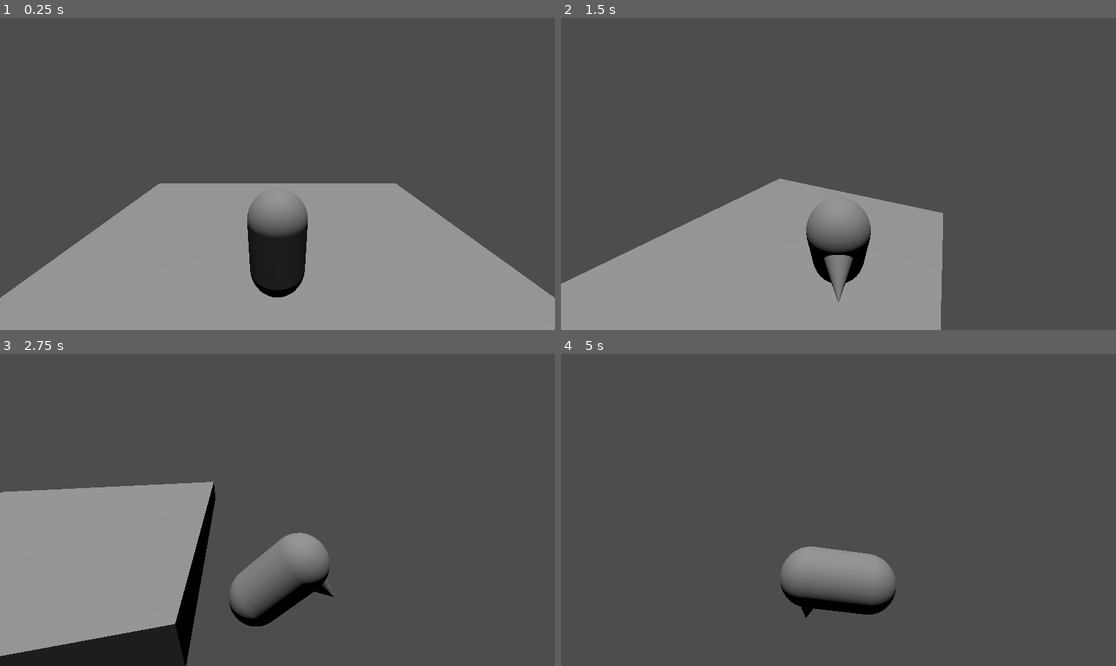
Above: before the commit, frames 1-4 (two rows, left to right).
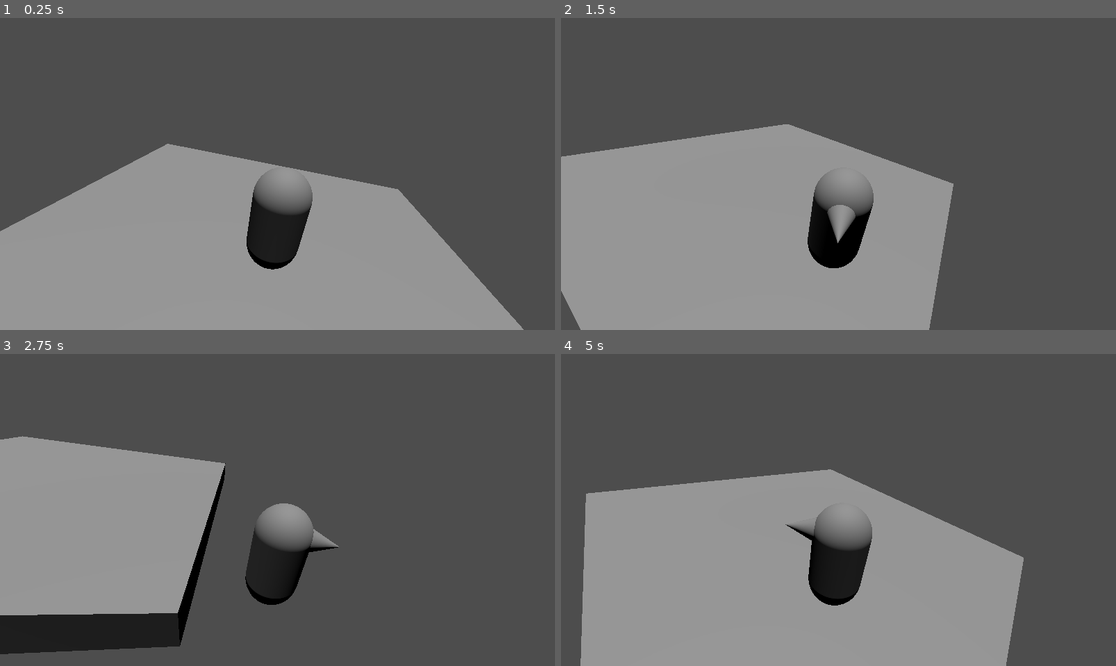
Above: after the commit, the same moments.

Repository: B1689542/Bannana-Barry-and-His-Quest-for-the-Third-Dimension
Game: Godot game, scene res://world.tscn
Two runs of this game, one before a commit and one after it. Both use one fixed random seed, a clock stepped at 60 frames per second and the inputs below.
Inputs (mouse positions are in pixels of both pictures, inside the frame that each line leads up to):
- Up to frame 1 (0.25 s): no input
- Up to frame 2 (1.5 s): tap Enter at 0.5 s; move the mouse to (960, 158) at 0.52 s; hold D (strafe_right) 0.53-1.28 s; tap Space (jump) at 0.77 s; move the mouse to (727, 189) at 1.27 s; hold S (move_back) from 1.28 s (still down)
- Up to frame 3 (2.75 s): tap Space (jump) at 1.52 s; move the mouse to (333, 441) at 2.02 s; release S (move_back) at 2.03 s; hold D (strafe_right) from 2.03 s (still down)
- Up to frame 4 (5 s): move the mouse to (810, 572) at 2.77 s; release D (strafe_right) at 2.78 s; hold W (move_forward) 2.78-3.53 s; tap Space (jump) at 3.02, 3.77, 4.52 s; move the mouse to (1005, 556) at 3.52 s; hold A (strafe_left) from 3.53 s (still down); move the mouse to (672, 463) at 4.27 s

The runs differ from the first frame. In frame 1, 13% of the frame differs, in the area x 0-100%, y 40-100%; in frame 2, 19%; in frame 3, 14%; in frame 4, 42%, in the area x 3-84%, y 36-100%.

Commit message:
did shit

Diff:
--- a/CharacterBody3D.gd
+++ b/CharacterBody3D.gd
@@ -1,6 +1,6 @@
 extends CharacterBody3D
 
-var gravity = ProjectSettings.get_setting("physics/3d/default_gravity")
+#var gravity = ProjectSettings.get_setting("physics/3d/default_gravity")
 var speed = 4.0  # movement speed
 var jump_speed = 6.0  # determines jump height
 var mouse_sensitivity = 0.002  # turning speed
@@ -13,8 +13,8 @@
 
 func _physics_process(delta):
 	get_input()
-	$MeshInstance3D.look_at(transform.origin + velocity, Vector3(0, 1, 0))
-	velocity.y += -gravity * delta
+	$MeshInstance3D.look_at(transform.origin + velocity + Vector3(0,1,0), Vector3(0, 1, 0))
+	#velocity.y += -gravity * delta
 	move_and_slide()
 
 func _unhandled_input(event):
@@ -22,5 +22,6 @@
 		rotate_y(-event.relative.x * mouse_sensitivity)
 		$MeshInstance3D.rotate_y(-(-event.relative.x * mouse_sensitivity))
 		$CollisionShape3D.rotate_y(-(-event.relative.x * mouse_sensitivity))
+
 	if event.is_action_pressed("jump") and is_on_floor():
 		velocity.y = jump_speed
--- a/player.tscn
+++ b/player.tscn
@@ -28,4 +28,4 @@
 shape = SubResource("CapsuleShape3D_w3hhb")
 
 [node name="Camera3D" type="Camera3D" parent="Character"]
-transform = Transform3D(1, 0, 0, 0, 0.937282, 0.348572, 0, -0.348572, 0.937282, 0, 2.37, 2.904)
+transform = Transform3D(0.98106, -0.193702, 0.000592145, 0.173648, 0.880839, 0.440419, -0.0858316, -0.431975, 0.897792, -0.157416, 2.33543, 2.9256)
